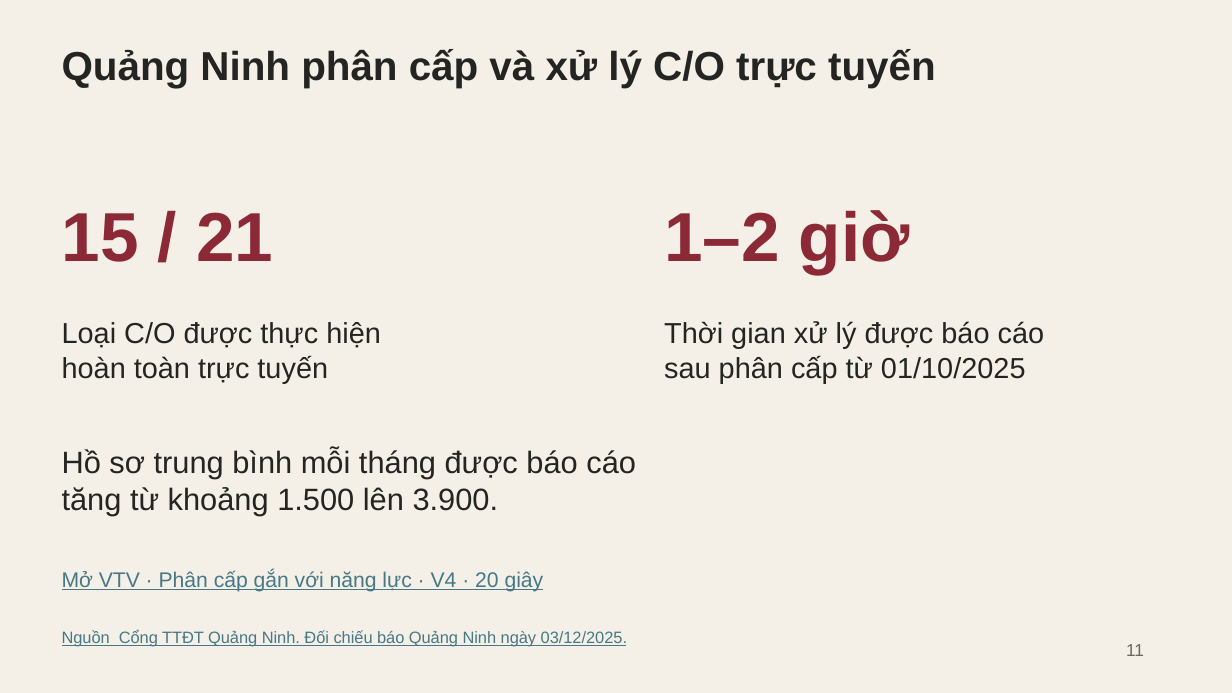
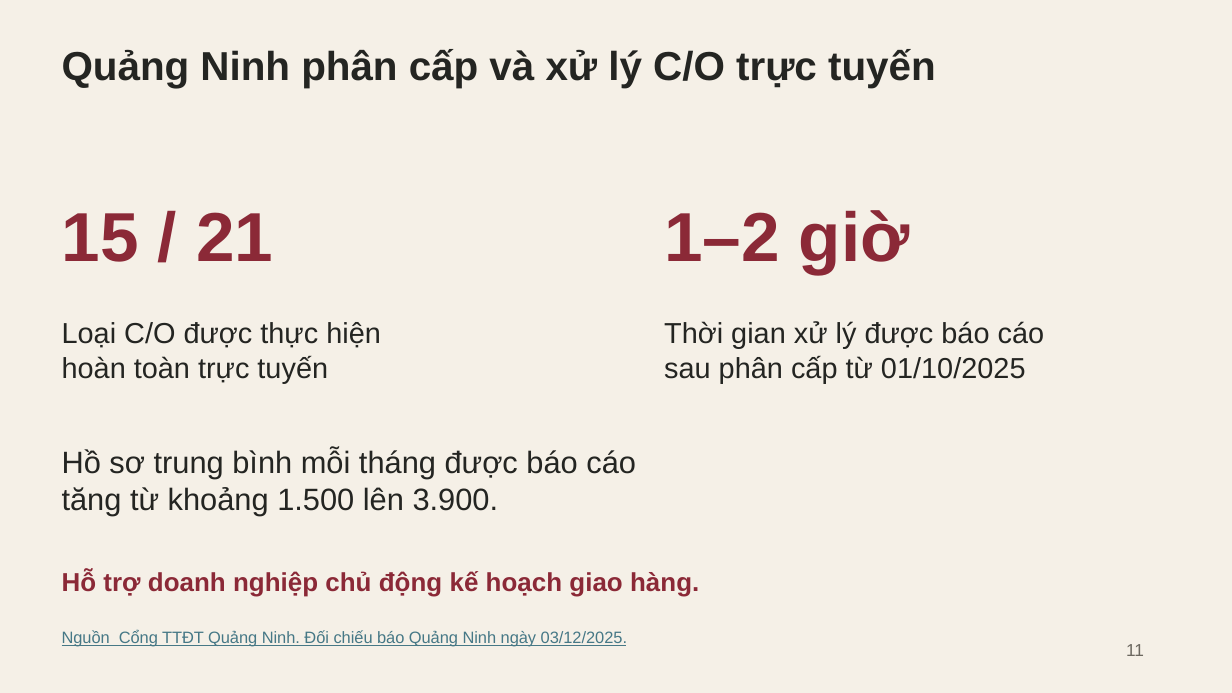
Before and after one commit to taido12358/MLN, a slide deck: slide 11 of Presents/11-doi-moi-kinh-te-chinh-tri-tinh-gon-bo-may/Slide-Chu-de-11-Sau-minigame.pptx. Drawn at 1232x693 pixels with LibreOffice and Linux fonts; fonts in the diff are those of the drawing. Boxes give left, top, right and bottom in pixels: in the first picture for what was removed or moved away, otherwise in the second. Text is boxed around its words. In the diff, an @@ line names an element or a change of style, - is before the commit and + after.

```diff
--- a/Presents/11-doi-moi-kinh-te-chinh-tri-tinh-gon-bo-may/Slide-Chu-de-11-Sau-minigame.pptx
+++ b/Presents/11-doi-moi-kinh-te-chinh-tri-tinh-gon-bo-may/Slide-Chu-de-11-Sau-minigame.pptx
@@ text at (62,570,699,597): text changed; size 16.5 to 20.2 pt; text colour #467886 to #8B2937; bold on @@
-Mở VTV · Phân cấp gắn với năng lực · V4 · 20 giây
+Hỗ trợ doanh nghiệp chủ động kế hoạch giao hàng.
```
Also in this commit, not shown: 5 other slides changed, 56 other files.
